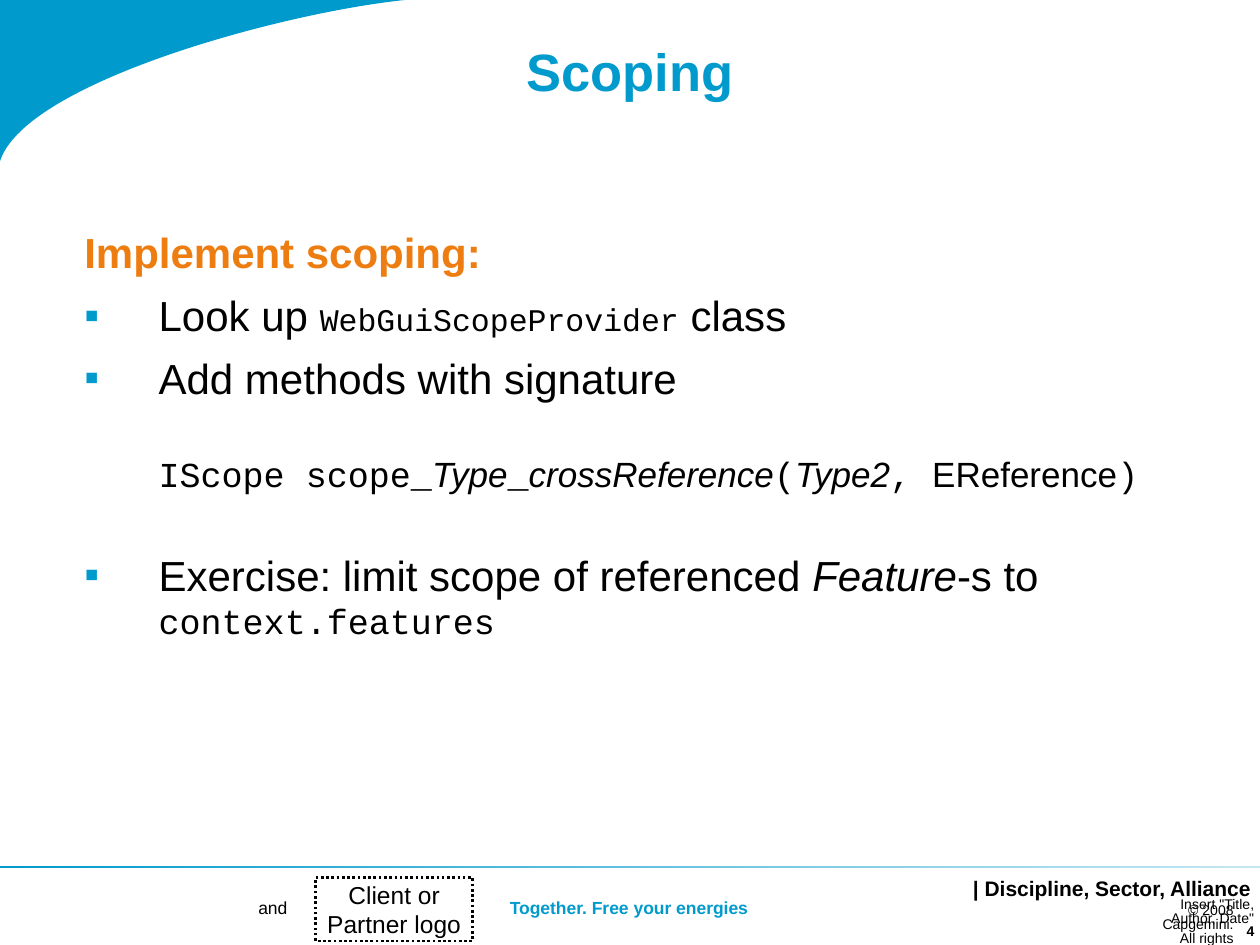
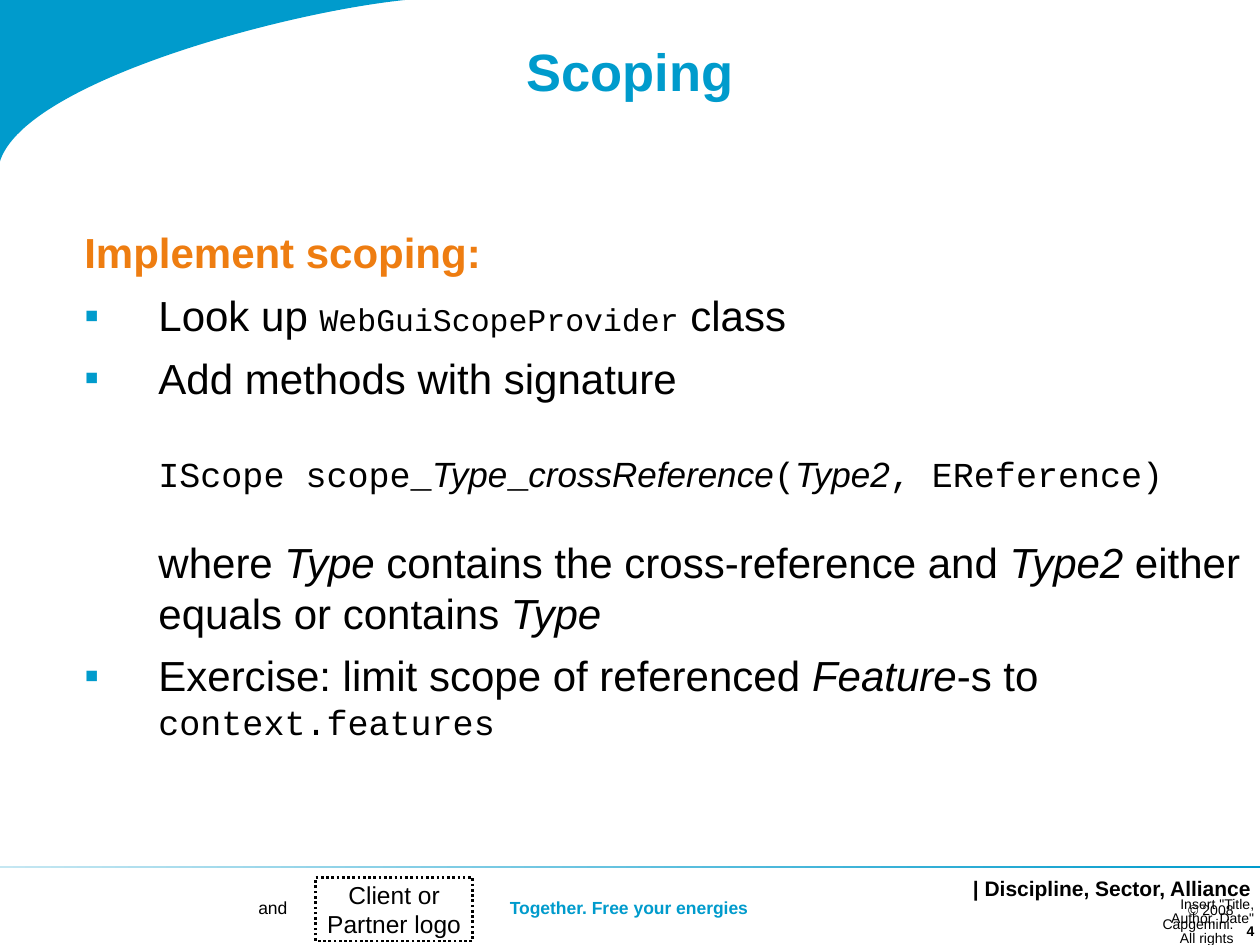
Before and after one commit to dslmeinte/xtext-workshop-code1, a slide deck: slide 4 of org.xtext.workshop.notes/sheets/Workshop 2.ppt. Drawn at 1260x945 pixels with LibreOffice and Linux fonts; fonts in the diff are those of the drawing; background and template pictures are left out. Boxes give left, top, right and bottom in pixels: in the first picture for what was removed or moved away, otherwise in the second. Text is boxed around its words. In the diff, an @@ line names an element or a change of style, - is before the commit and + after.

```diff
--- a/org.xtext.workshop.notes/sheets/Workshop 2.ppt
+++ b/org.xtext.workshop.notes/sheets/Workshop 2.ppt
@@ text at [158,363,1240,637]: text changed; size 20 to 24 pt @@
-▪ Add methods with signature
-  IScope scope_Type_crossReference(Type2, EReference)
+▪ Add methods with signature
+  IScope scope_Type_crossReference(Type2, EReference)
+  where Type contains the cross-reference and Type2 either equals or contains Type
@@ rectangle at [0,866,1260,868]: fill gradient #C5E7F2 to #009BCC to gradient #009BCC to #C5E7F2 @@
```
Also in this commit, not shown: 19 other slides changed, 1 slide added, 1 other file.
